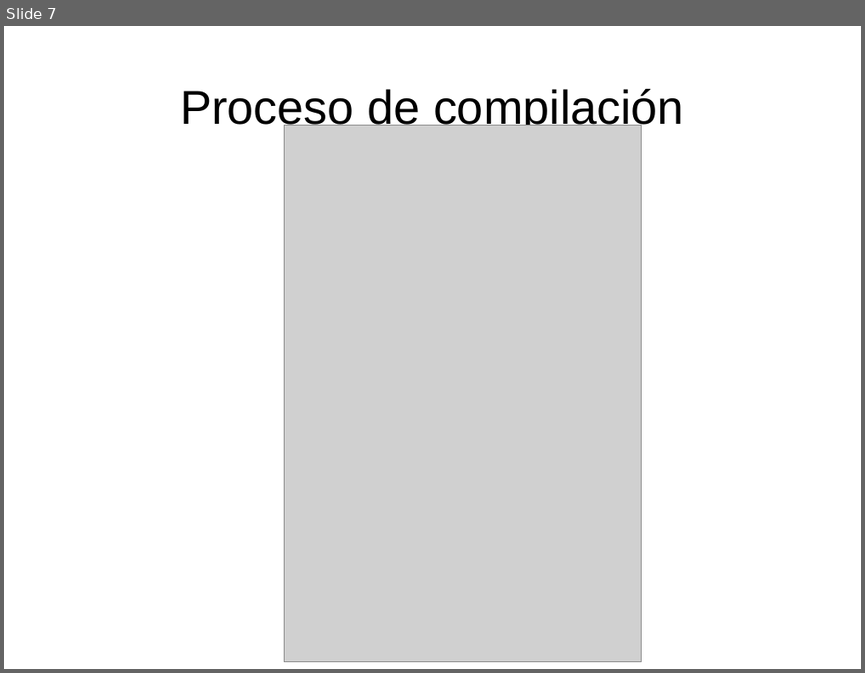
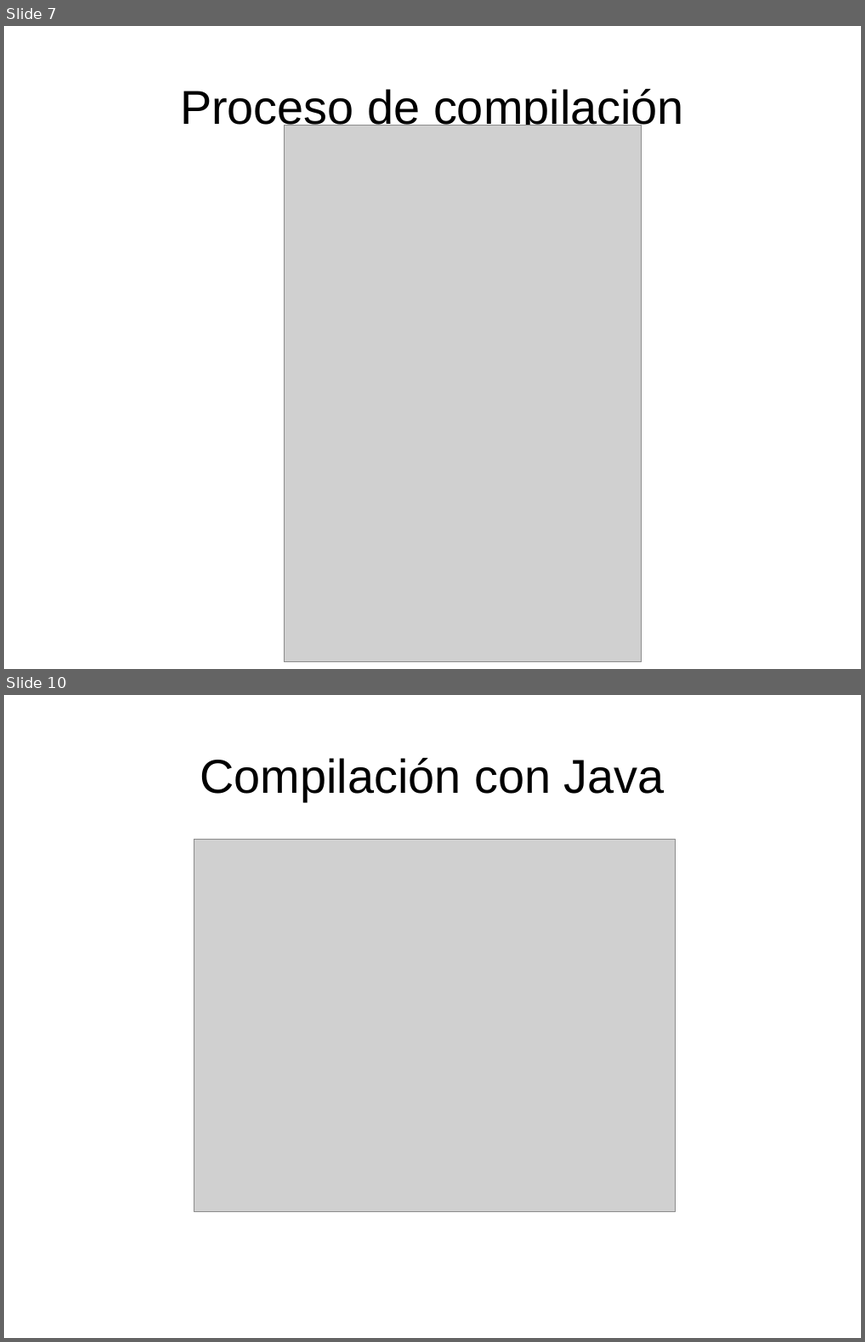
Before and after one commit to Tagle1/repo01, a slide deck: CursoMavenGradle.odp. Shown one above the other, each under a label of ours: slide 7 before the commit, slides 7 and 10 after it; the slides between them are not shown. The pictures are 865x673 and 865x1342 pixels, drawn with LibreOffice and Linux fonts; fonts in the diff are those of the drawing; grey boxes stand for pictures. Boxes give left, top, right and bottom in pixels: in the first picture for what was removed or moved away, otherwise in the second. Text is boxed around its words. In the diff, an @@ line names an element or a change of style, - is before the commit and + after.

```diff
--- a/CursoMavenGradle.odp
+++ b/CursoMavenGradle.odp
@@ slide 10 added at (x1=4, y1=695, x2=861, y2=1338), background #FFFFFF @@
@@ title added at (x1=200, y1=758, x2=664, y2=801), 44 pt, text #000000 @@
+Compilación con Java
@@ picture added at (x1=194, y1=839, x2=675, y2=1211) @@
```
Also in this commit, not shown: 6 other slides added, 1 other file.
